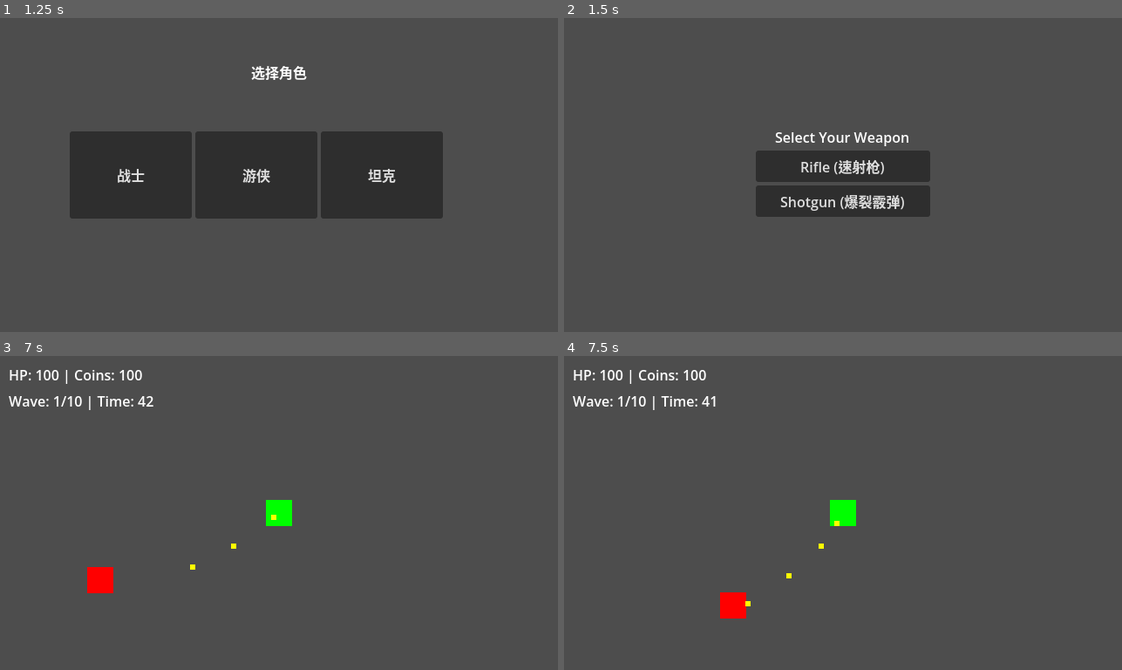
Above: before the commit, frames 1-4 (two rows, left to right).
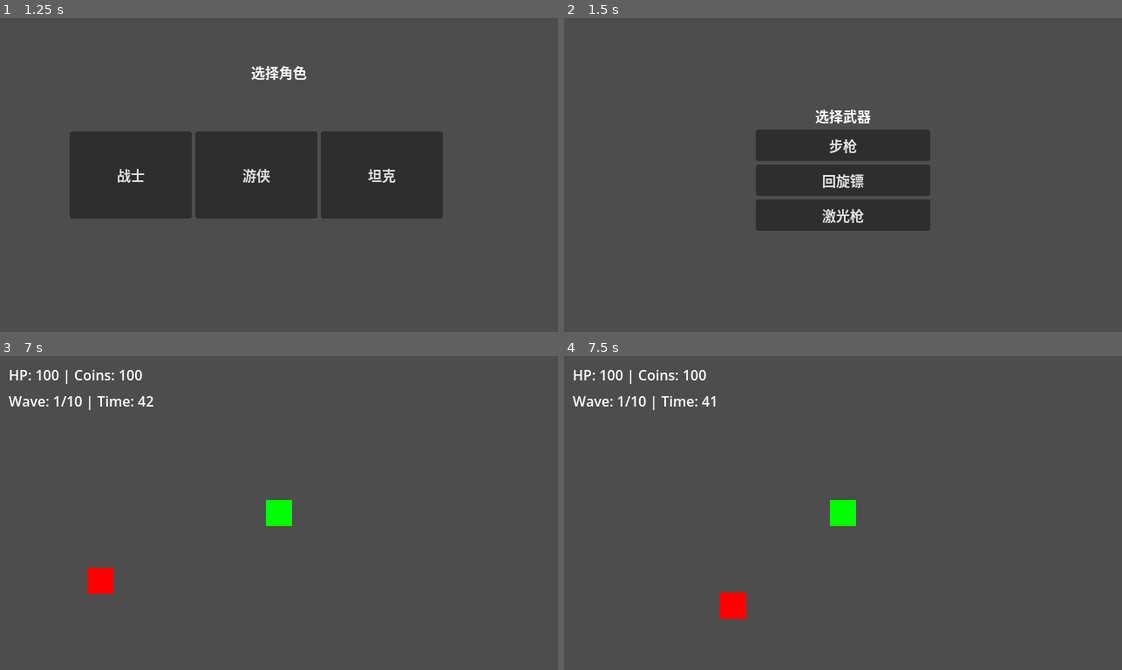
Above: after the commit, the same moments.

Repository: felang/utoland
Game: Godot game, scene res://scenes/ui/start_menu.tscn
Two runs of this game, one before a commit and one after it. Both use one fixed random seed, a clock stepped at 60 frames per second and the inputs below.
Inputs (mouse positions are in pixels of both pictures, inside the frame that each line leads up to):
- Up to frame 1 (1.25 s): click "Start Game" at 0.5 s
- Up to frame 2 (1.5 s): click "战士" at 1.25 s
- Up to frame 3 (7 s): click (279, 503) at 2 s, where only the run before the commit has a clickable "Rifle (速射枪)"; click "森林地图" at 2.75 s; click "开始战斗" at 3.5 s; tap Enter at 4.25, 5.75 s; move the mouse to (401, 497) at 4.27 s; hold D (move_right) 4.28-5.03 s; tap 1 at 4.35 s; click (401, 497) at 4.42 s; tap Space at 5, 6.5 s; move the mouse to (167, 528) at 5.02 s; hold S (move_down) 5.03-5.78 s; tap 2 at 5.1 s; move the mouse to (334, 443) at 5.77 s; hold D (move_right) 5.78-6.53 s; tap 3 at 5.85 s; move the mouse to (251, 575) at 6.52 s; hold W (move_up) from 6.53 s (still down); tap 4 at 6.6 s; click (251, 575) at 6.67 s
- Up to frame 4 (7.5 s): move the mouse to (1010, 560) at 7.27 s; release W (move_up) at 7.28 s; hold A (move_left) from 7.28 s (still down); tap 1 at 7.35 s

Frame 1 is identical in both runs. In frame 2, 5.7% of the frame differs, in the area x 34-66%, y 29-68%; in frame 3, less than 0.1%; in frame 4, less than 0.1%.

Commit message:
refactor: 武器选择界面改为数据驱动，从 GameConfig 动态生成按钮
Co-Authored-By: Claude Opus 4.6 (1M context) <noreply@anthropic.com>

Diff:
--- a/scenes/ui/weapon_select.tscn
+++ b/scenes/ui/weapon_select.tscn
@@ -2,7 +2,7 @@
 
 [ext_resource type="Script" uid="uid://d3om02tgj5wxf" path="res://scripts/ui/weapon_select.gd" id="1_6yodv"]
 
-[node name="WeaponSelect" type="Control" unique_id=1303348726]
+[node name="WeaponSelect" type="Control"]
 layout_mode = 3
 anchors_preset = 15
 anchor_right = 1.0
@@ -11,28 +11,18 @@
 grow_vertical = 2
 script = ExtResource("1_6yodv")
 
-[node name="VBoxContainer" type="VBoxContainer" parent="." unique_id=666187480]
+[node name="VBoxContainer" type="VBoxContainer" parent="."]
 layout_mode = 0
 anchor_left = 0.5
 anchor_top = 0.5
 anchor_right = 0.5
 anchor_bottom = 0.5
 offset_left = -100.0
-offset_top = -55.0
+offset_top = -80.0
 offset_right = 100.0
-offset_bottom = 55.0
+offset_bottom = 80.0
 
-[node name="TitleLabel" type="Label" parent="VBoxContainer" unique_id=2063109494]
+[node name="TitleLabel" type="Label" parent="VBoxContainer"]
 layout_mode = 2
-text = "Select Your Weapon"
+text = "选择武器"
 horizontal_alignment = 1
-
-[node name="RifleButton" type="Button" parent="VBoxContainer" unique_id=920330542]
-custom_minimum_size = Vector2(160, 36)
-layout_mode = 2
-text = "Rifle (速射枪)"
-
-[node name="ShotgunButton" type="Button" parent="VBoxContainer" unique_id=586197566]
-custom_minimum_size = Vector2(160, 36)
-layout_mode = 2
-text = "Shotgun (爆裂霰弹)"
--- a/scripts/ui/weapon_select.gd
+++ b/scripts/ui/weapon_select.gd
@@ -1,16 +1,24 @@
 extends Control
 
-func _ready():
-	$VBoxContainer/RifleButton.pressed.connect(_on_rifle_selected)
-	$VBoxContainer/ShotgunButton.pressed.connect(_on_shotgun_selected)
+# 武器选择界面 — 数据驱动，从 GameConfig.WEAPONS 生成按钮
 
-func _on_rifle_selected():
-	GameData.selected_weapon = "rifle"
-	start_game()
+@onready var container: VBoxContainer = $VBoxContainer
 
-func _on_shotgun_selected():
-	GameData.selected_weapon = "shotgun"
-	start_game()
+func _ready() -> void:
+	# 清除旧的硬编码按钮（保留 TitleLabel）
+	for child in container.get_children():
+		if child is Button:
+			child.queue_free()
 
-func start_game():
+	# 从 GameConfig 动态生成武器按钮
+	for weapon_id in GameConfig.WEAPONS:
+		var weapon_data: Dictionary = GameConfig.WEAPONS[weapon_id]
+		var button: Button = Button.new()
+		button.text = weapon_data["name"]
+		button.custom_minimum_size = GameConfig.UI_BUTTON_SIZE
+		button.pressed.connect(_on_weapon_selected.bind(weapon_id))
+		container.add_child(button)
+
+func _on_weapon_selected(weapon_id: String) -> void:
+	GameData.selected_weapon = weapon_id
 	get_tree().change_scene_to_file("res://scenes/ui/map_select.tscn")
--- /dev/null
+++ b/tests/unit/test_weapon_select.gd
@@ -0,0 +1,9 @@
+extends GutTest
+
+func test_all_weapons_in_config_are_selectable():
+	for weapon_id in GameConfig.WEAPONS:
+		assert_true(GameConfig.WEAPONS[weapon_id].has("name"),
+			"武器 %s 应有 name 字段" % weapon_id)
+
+func test_weapon_count_matches_config():
+	assert_eq(GameConfig.WEAPONS.size(), 3, "应有 3 把武器可选")
